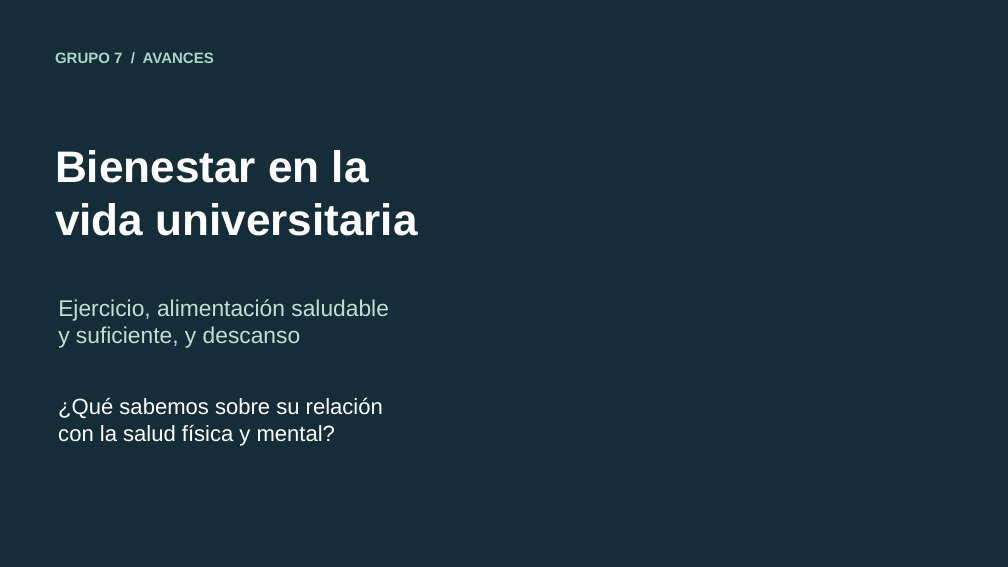
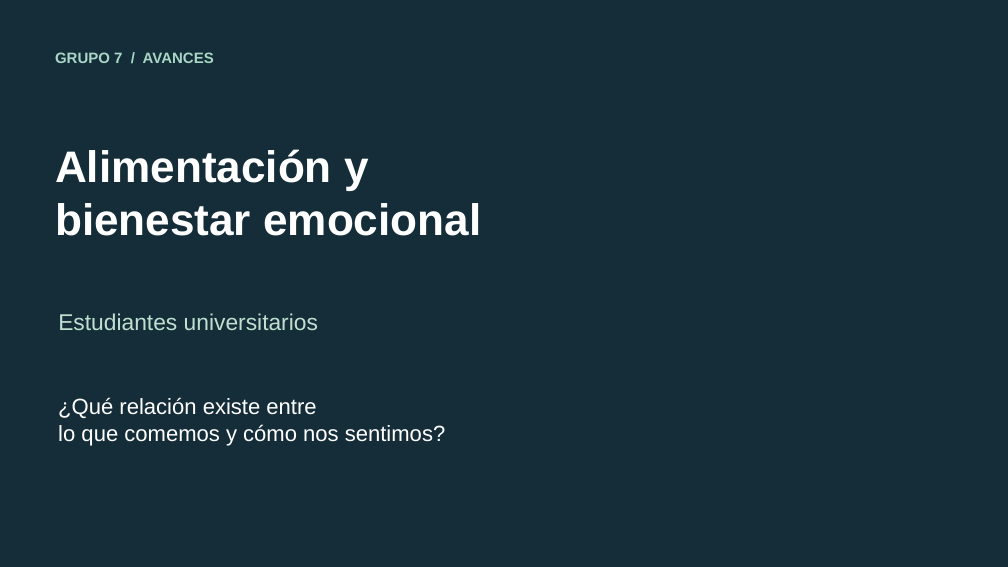
Before and after one commit to jochevipe/liderazgo_7, a slide deck: slide 1 of 06-presentaciones/presentacion/presentacion-avances-grupo-7-mejorada.pptx. Drawn at 1008x567 pixels with LibreOffice and Linux fonts; fonts in the diff are those of the drawing; background and template pictures are left out. Boxes give left, top, right and bottom in pixels: in the first picture for what was removed or moved away, otherwise in the second. Text is boxed around its words. In the diff, an @@ line names an element or a change of style, - is before the commit and + after.

Commit message:
docs: unificar enfoque en alimentación y bienestar emocional y respaldar versiones previas

```diff
--- a/06-presentaciones/presentacion/presentacion-avances-grupo-7-mejorada.pptx
+++ b/06-presentaciones/presentacion/presentacion-avances-grupo-7-mejorada.pptx
@@ text at (x1=55, y1=149, x2=481, y2=236): text changed @@
-Bienestar en la
-vida universitaria
+Alimentación y
+bienestar emocional
@@ text at (x1=58, y1=313, x2=318, y2=330): text changed @@
-Ejercicio, alimentación saludable
-y suficiente, y descanso
+Estudiantes universitarios
@@ text at (x1=58, y1=397, x2=445, y2=446): text changed @@
-¿Qué sabemos sobre su relación
-con la salud física y mental?
+¿Qué relación existe entre
+lo que comemos y cómo nos sentimos?
```
Also in this commit, not shown: 3 other slides changed, 1 slide added, 1 slide removed, 45 other files.
